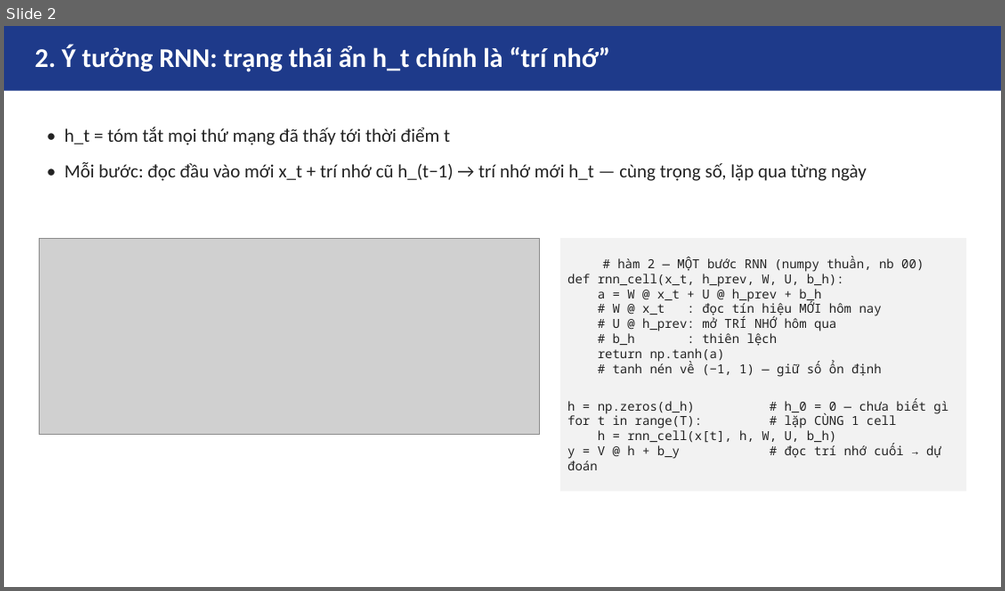
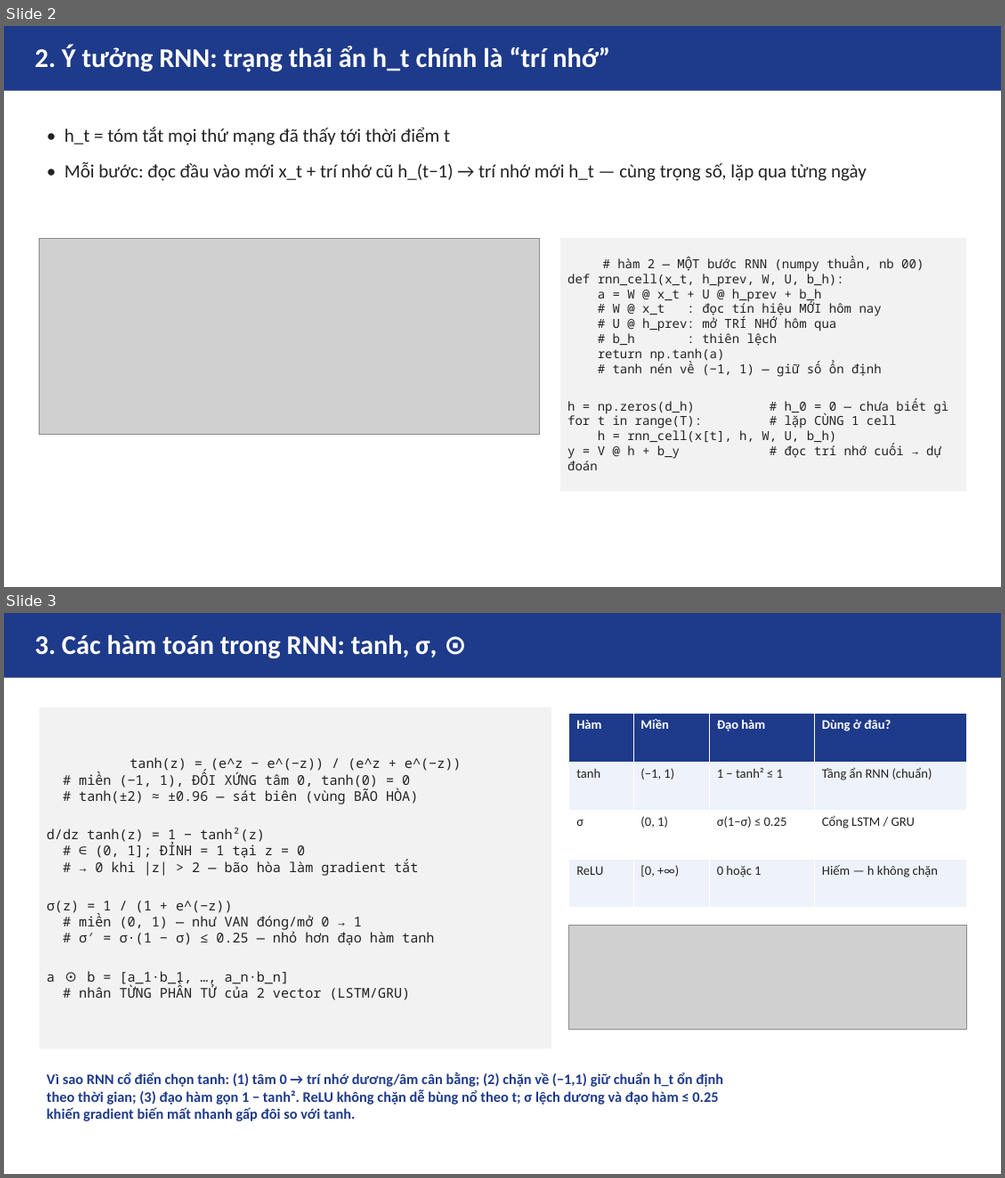
Before and after one commit to lucnguyen1375/HTTM-Presentation, a slide deck: asm06/slides/rnn.pptx. Shown one above the other, each under a label of ours: slide 2 before the commit, slides 2 and 3 after it. The pictures are 1005x591 and 1005x1178 pixels, drawn with LibreOffice and Linux fonts; fonts in the diff are those of the drawing; grey boxes stand for pictures. Boxes give left, top, right and bottom in pixels: in the first picture for what was removed or moved away, otherwise in the second. Text is boxed around its words. In the diff, an @@ line names an element or a change of style, - is before the commit and + after.

```diff
--- a/asm06/slides/rnn.pptx
+++ b/asm06/slides/rnn.pptx
@@ slide 3 added at (4, 613, 1001, 1174), background #FFFFFF @@
@@ rectangle added at (4, 613, 1001, 678), fill #1E3A8A @@
@@ text added at (35, 634, 437, 658), 26 pt, text #FFFFFF, bold @@
+3. Các hàm toán trong RNN: tanh, σ, ⊙
@@ rectangle added at (39, 707, 551, 1049), fill #F2F2F2, 13 pt, text #222222 @@
+tanh(z) = (e^z − e^(−z)) / (e^z + e^(−z))
+# miền (−1, 1), ĐỐI XỨNG tâm 0, tanh(0) = 0
+# tanh(±2) ≈ ±0.96 — sát biên (vùng BÃO HÒA)
+d/dz tanh(z) = 1 − tanh²(z)
+# ∈ (0, 1]; ĐỈNH = 1 tại z = 0
+# → 0 khi |z| > 2 — bão hòa làm gradient tắt
+σ(z) = 1 / (1 + e^(−z))
+# miền (0, 1) — như VAN đóng/mở 0 → 1
+# σ′ = σ·(1 − σ) ≤ 0.25 — nhỏ hơn đạo hàm tanh
+a ⊙ b = [a_1·b_1, …, a_n·b_n]
+# nhân TỪNG PHẦN TỬ của 2 vector (LSTM/GRU)
@@ table added at (569, 714, 967, 908), 4 rows, 4 columns @@
+Hàm | Miền | Đạo hàm | Dùng ở đâu?
+tanh | (−1, 1) | 1 − tanh² ≤ 1 | Tầng ẩn RNN (chuẩn)
+σ | (0, 1) | σ(1−σ) ≤ 0.25 | Cổng LSTM / GRU
+ReLU | [0, +∞) | 0 hoặc 1 | Hiếm — h không chặn
@@ picture added at (569, 925, 966, 1029) @@
@@ text added at (47, 1072, 723, 1121), 14 pt, text #1E3A8A, bold @@
+Vì sao RNN cổ điển chọn tanh: (1) tâm 0 → trí nhớ dương/âm cân bằng; (2) chặn về (−1,1) giữ chuẩn h_t ổn định
+theo thời gian; (3) đạo hàm gọn 1 − tanh². ReLU không chặn dễ bùng nổ theo t; σ lệch dương và đạo hàm ≤ 0.25
+khiến gradient biến mất nhanh gấp đôi so với tanh.
```
Also in this commit, not shown: 7 slides changed, 1 other slide added, 1 other file.
